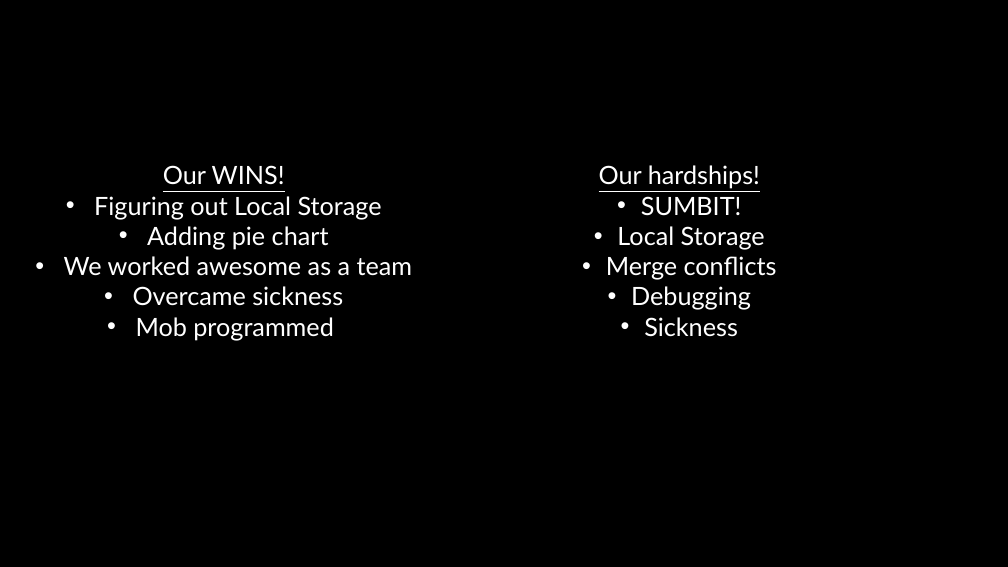
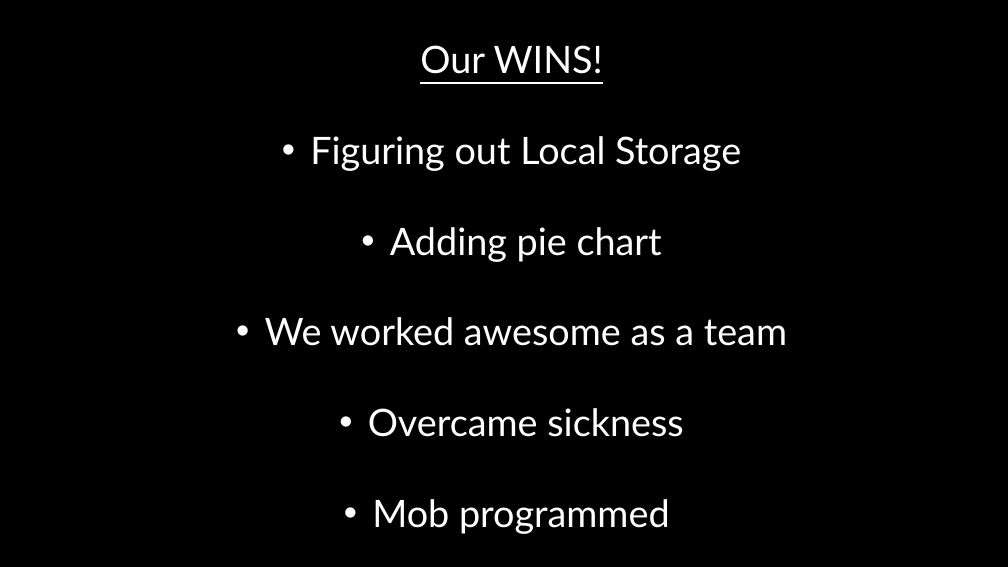
Before and after one commit to Team-Believe/weekly-planner, a slide deck: slide 4 of Presentation.pptx. Drawn at 1008x567 pixels with LibreOffice and Linux fonts; fonts in the diff are those of the drawing; background and template pictures are left out. Boxes give left, top, right and bottom in pixels: in the first picture for what was removed or moved away, otherwise in the second. Text is boxed around its words. In the diff, an @@ line names an element or a change of style, - is before the commit and + after.

```diff
--- a/Presentation.pptx
+++ b/Presentation.pptx
@@ text "Our WINS!": place and size @@
-text "Our WINS!" at (64, 165, 413, 340)
+text "Our WINS!" at (265, 45, 787, 534)
@@ text "Our WINS!" at (265, 45, 787, 534): size 24 to 36 pt; line spacing 1 to 2 @@
@@ text removed at (599, 165, 777, 337) @@
-Our hardships!
-• SUMBIT!
-• Local Storage
-• Merge conflicts
-• Debugging
-• Sickness
```
Also in this commit, not shown: 3 other slides changed, 2 slides added.
